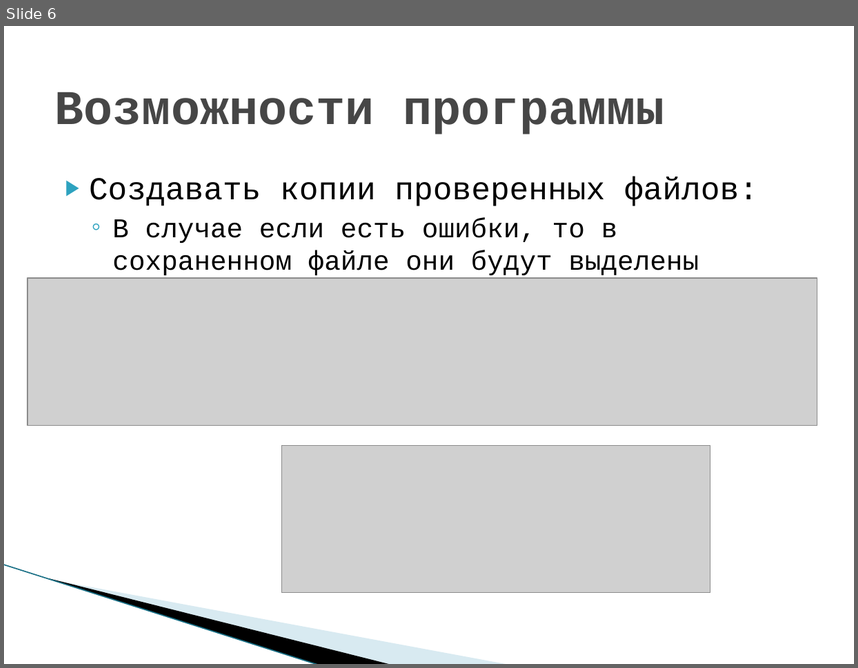
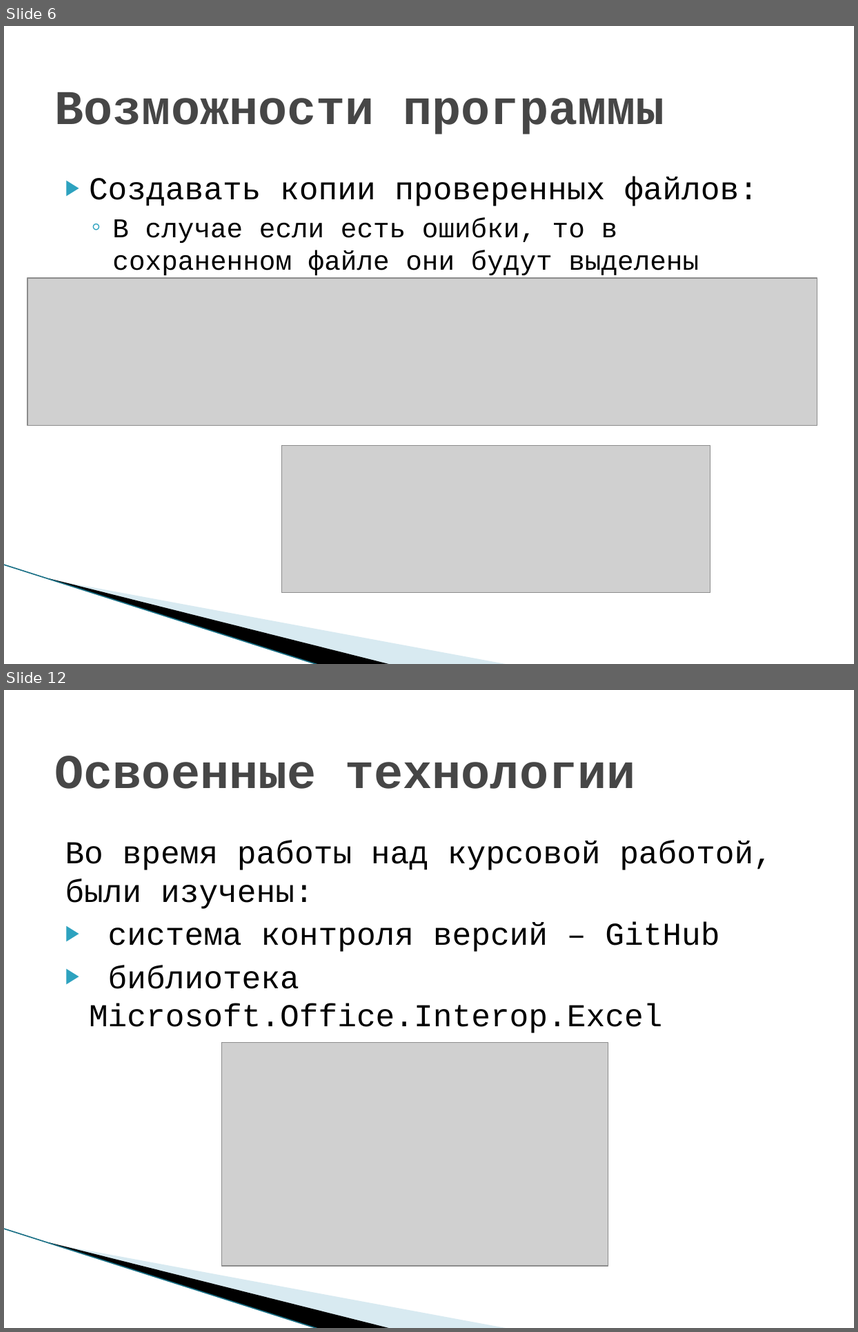
Before and after one commit to Course-and-Co/Excel-and-Cisharp, a slide deck: Презентация.pptx. Shown one above the other, each under a label of ours: slide 6 before the commit, slides 6 and 12 after it; the slides between them are not shown. The pictures are 858x668 and 858x1332 pixels, drawn with LibreOffice and Linux fonts; fonts in the diff are those of the drawing; grey boxes stand for pictures; background and template pictures are left out. Boxes give left, top, right and bottom in pixels: in the first picture for what was removed or moved away, otherwise in the second. Text is boxed around its words. In the diff, an @@ line names an element or a change of style, - is before the commit and + after.

```diff
--- a/Презентация.pptx
+++ b/Презентация.pptx
@@ slide 12 added at (4,690,854,1328), background #FFFFFF; not listed: 3 template elements that a slide beside it also shows @@
@@ title added at (55,756,636,789), 41 pt, text #464646, bold @@
+Освоенные технологии
@@ text added at (65,840,773,1033), 27 pt, text #000000 @@
+Во время работы над курсовой работой, были изучены:
+▶ система контроля версий – GitHub
+▶ библиотека Microsoft.Office.Interop.Excel
@@ picture added at (221,1042,608,1265) @@
```
Also in this commit, not shown: 9 slides changed, 2 other slides added, 5 other files.
